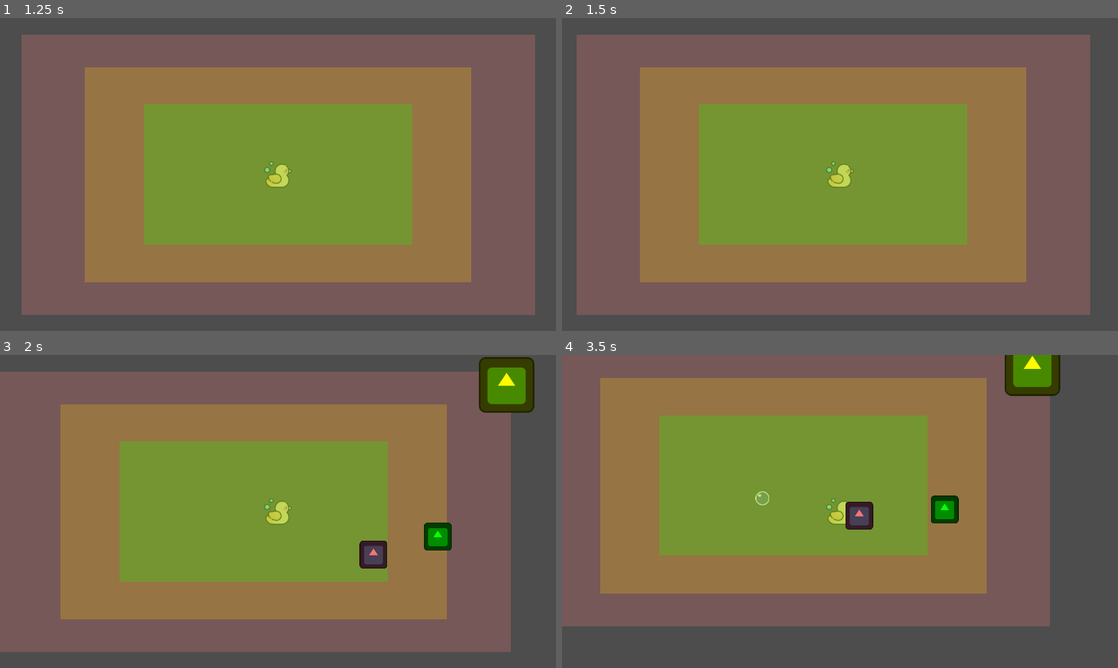
Above: before the commit, frames 1-4 (two rows, left to right).
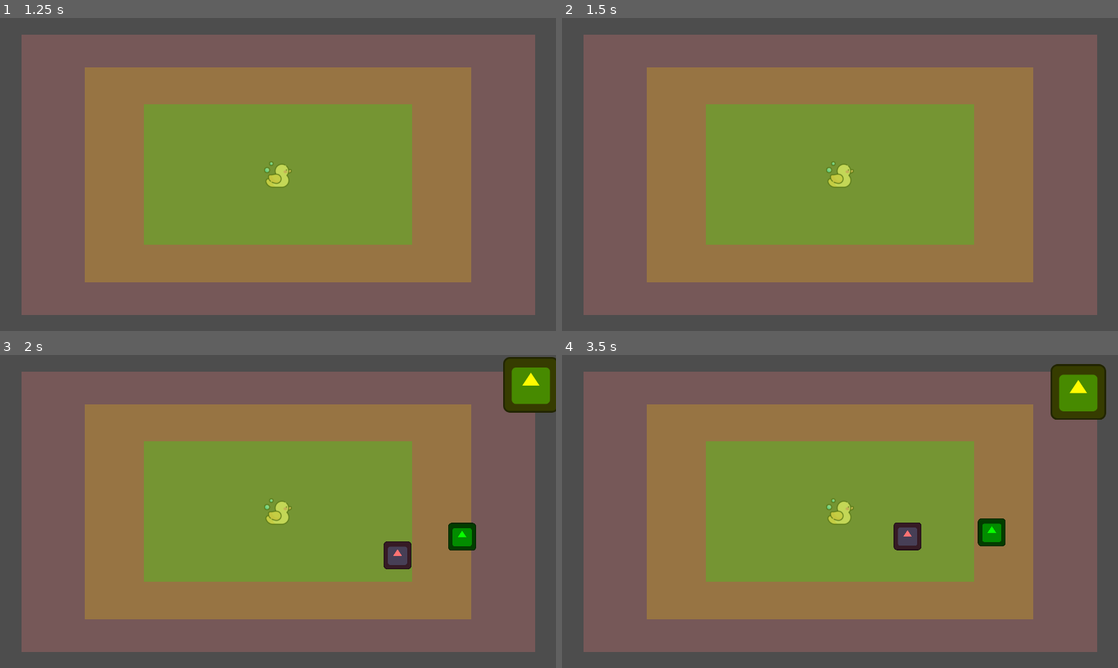
Above: after the commit, the same moments.

Repository: Portademo25/v-project
Game: Godot game, scene res://Menu/title.tscn
The game is run twice, just before and just after one commit, with the same random seed, the same clock (stepped at 60 frames per second) and the same inputs. The engine's default icon, where the game draws it, is replaced by a stand-in: a white triangle on a blue panel in a dark square.
Inputs (mouse positions are in pixels of both pictures, inside the frame that each line leads up to):
- Up to frame 1 (1.25 s): click (155, 140) at 0.5 s
- Up to frame 2 (1.5 s): tap Enter at 1.25 s; move the mouse to (962, 158) at 1.27 s; hold Right from 1.28 s (still down)
- Up to frame 3 (2 s): keep holding Right
- Up to frame 4 (3.5 s): move the mouse to (728, 527) at 2.02 s; release Right at 2.03 s; hold Down 2.03-2.78 s; move the mouse to (895, 442) at 2.77 s; hold Right from 2.78 s (still down)

Frame 1 is identical in both runs. In frame 2, 5.1% of the frame differs, in the area x 2-97%, y 5-95%; in frame 3, 19%; in frame 4, 60%, in the area x 0-98%, y 0-95%.
Error before the commit: Invalid call to function 'hit' in base 'Area2D (bubble_blast.gd)'. Expected 0 arguments. (res://Utility/hurt_box.gd:26)
Error after the commit: Parse Error: Preload file "res://Player/Weapons/bubble_beam.tscn" does not exist. (res://Player/player.gd:10)

Commit message:
Script del jugador modificado

Diff:
--- a/Player/player.gd
+++ b/Player/player.gd
@@ -1,22 +1,33 @@
 extends CharacterBody2D
 
 ## ---------- STATS ----------
-var speed = 80 ## Rapidez del jugador
+var speed = 40 ## Rapidez del jugador
 var health = 80 ## Vida actual del jugador
 var max_health = 80 ## Vida máxima del jugador
 
 ## ---------- ATAQUES ----------
 var bubble_blast = preload("res://Player/Weapons/bubble_blast.tscn")
+var bubble_beam = preload("res://Player/Weapons/bubble_beam.tscn")
 
 ## Nodos de ataque
 @onready var bubble_blast_timer = get_node("%BubbleBlastTimer")
 @onready var bubble_blast_attack_timer = get_node("%BubbleBlastAttackTimer")
+@onready var bubble_beam_timer = get_node("%BubbleBeamTimer")
+@onready var bubble_beam_attack_timer = get_node("%BubbleBeamAttackTimer")
 
 ## Bubble Blast
 var bubble_blast_ammo = 0 ## Cantidad de disparos
 var bubble_blast_baseammo = 1 ## Cantidad de proyectiles por disparo
 var bubble_blast_speed = 1.5 ## Rapidez de los proyectiles
 var bubble_blast_level = 1 ## Nivel del arma
+var direction = Vector2.ZERO
+
+## Bubble Beam
+var bubble_beam_ammo = 0 ## Cantidad de disparos
+var bubble_beam_baseammo = 20 ## Cantidad de proyectiles por disparo
+var bubble_beam_speed = 4 ## Rapidez de los proyectiles
+var bubble_beam_level = 1 ## Nivel del arma
+var bubble_beam_direction = Vector2.ZERO ## Dirección del disparo
 
 ## ---------- ETC ----------
 @onready var sprite = $Sprite2D ## Sprite del jugador
@@ -60,6 +71,12 @@
 		if bubble_blast_timer.is_stopped():
 			bubble_blast_timer.start()
 
+	## Bubble Beam
+	if bubble_beam_level > 0:
+		bubble_beam_timer.wait_time = bubble_beam_speed
+		if bubble_beam_timer.is_stopped():
+			bubble_beam_timer.start()
+
 func _on_bubble_blast_timer_timeout():
 	## Carga la munición
 	bubble_blast_ammo = bubble_blast_baseammo
@@ -78,7 +95,22 @@
 		else :
 			bubble_blast_attack_timer.stop()
 
+func _on_bubble_beam_timer_timeout():
+	## Carga la munición
+	bubble_beam_ammo = bubble_beam_baseammo
+	bubble_beam_direction = global_position.direction_to(get_global_mouse_position())
+	bubble_beam_attack_timer.start()
 
-func _on_hurt_box_hurt(damage: Variant) -> void:
-	health -= damage # Replace with function body.
-	print(health)
+func _on_bubble_beam_attack_timer_timeout():
+	## Dispara el ataque
+	if bubble_beam_ammo> 0:
+		var bubble_beam_attack = bubble_beam.instantiate()
+		bubble_beam_attack.position = position
+		bubble_beam_attack.level = bubble_beam_level
+		bubble_beam_attack.direction = bubble_beam_direction
+		add_child(bubble_beam_attack)
+		bubble_beam_ammo -= 1
+		if bubble_beam_ammo > 0:
+			bubble_beam_attack_timer.start()
+		else :
+			bubble_beam_attack_timer.stop()
--- a/Player/player.tscn
+++ b/Player/player.tscn
@@ -1,25 +1,15 @@
-[gd_scene load_steps=6 format=3 uid="uid://dexn2e18f2bmf"]
+[gd_scene load_steps=3 format=3 uid="uid://dexn2e18f2bmf"]
 
-[ext_resource type="Texture2D" uid="uid://j41rm1uo7w4t" path="res://Assets/Temp/4509710_1.png" id="1_le2bm"]
-[ext_resource type="Script" path="res://Player/player.gd" id="1_pstjk"]
-[ext_resource type="PackedScene" uid="uid://bdl0a1f1d0whn" path="res://Utility/hurt_box.tscn" id="3_h6o4n"]
-
-[sub_resource type="CapsuleShape2D" id="CapsuleShape2D_of846"]
-height = 35.0
-
-[sub_resource type="RectangleShape2D" id="RectangleShape2D_3ols3"]
-size = Vector2(26, 57)
+[ext_resource type="Script" path="res://Player/player.gd" id="1_xnhpy"]
+[ext_resource type="Texture2D" uid="uid://j41rm1uo7w4t" path="res://Temp/4509710_1.png" id="2_bkcgm"]
 
 [node name="Player" type="CharacterBody2D"]
 position = Vector2(0, 1)
 motion_mode = 1
-script = ExtResource("1_pstjk")
+script = ExtResource("1_xnhpy")
 
 [node name="Sprite2D" type="Sprite2D" parent="."]
-texture = ExtResource("1_le2bm")
-
-[node name="CollisionShape2D" type="CollisionShape2D" parent="."]
-shape = SubResource("CapsuleShape2D_of846")
+texture = ExtResource("2_bkcgm")
 
 [node name="Camera2D" type="Camera2D" parent="."]
 
@@ -33,15 +23,15 @@
 unique_name_in_owner = true
 wait_time = 0.075
 
-[node name="HurtBox" parent="." instance=ExtResource("3_h6o4n")]
-collision_layer = 2
-collision_mask = 2
+[node name="BubbleBeamTimer" type="Timer" parent="Attack"]
+unique_name_in_owner = true
+wait_time = 1.5
 
-[node name="CollisionShape2D" parent="HurtBox" index="0"]
-shape = SubResource("RectangleShape2D_3ols3")
+[node name="BubbleBeamAttackTimer" type="Timer" parent="Attack/BubbleBeamTimer"]
+unique_name_in_owner = true
+wait_time = 0.001
 
 [connection signal="timeout" from="Attack/BubbleBlastTimer" to="." method="_on_bubble_blast_timer_timeout"]
 [connection signal="timeout" from="Attack/BubbleBlastTimer/BubbleBlastAttackTimer" to="." method="_on_bubble_blast_attack_timer_timeout"]
-[connection signal="hurt" from="HurtBox" to="." method="_on_hurt_box_hurt"]
-
-[editable path="HurtBox"]
+[connection signal="timeout" from="Attack/BubbleBeamTimer" to="." method="_on_bubble_beam_timer_timeout"]
+[connection signal="timeout" from="Attack/BubbleBeamTimer/BubbleBeamAttackTimer" to="." method="_on_bubble_beam_attack_timer_timeout"]
